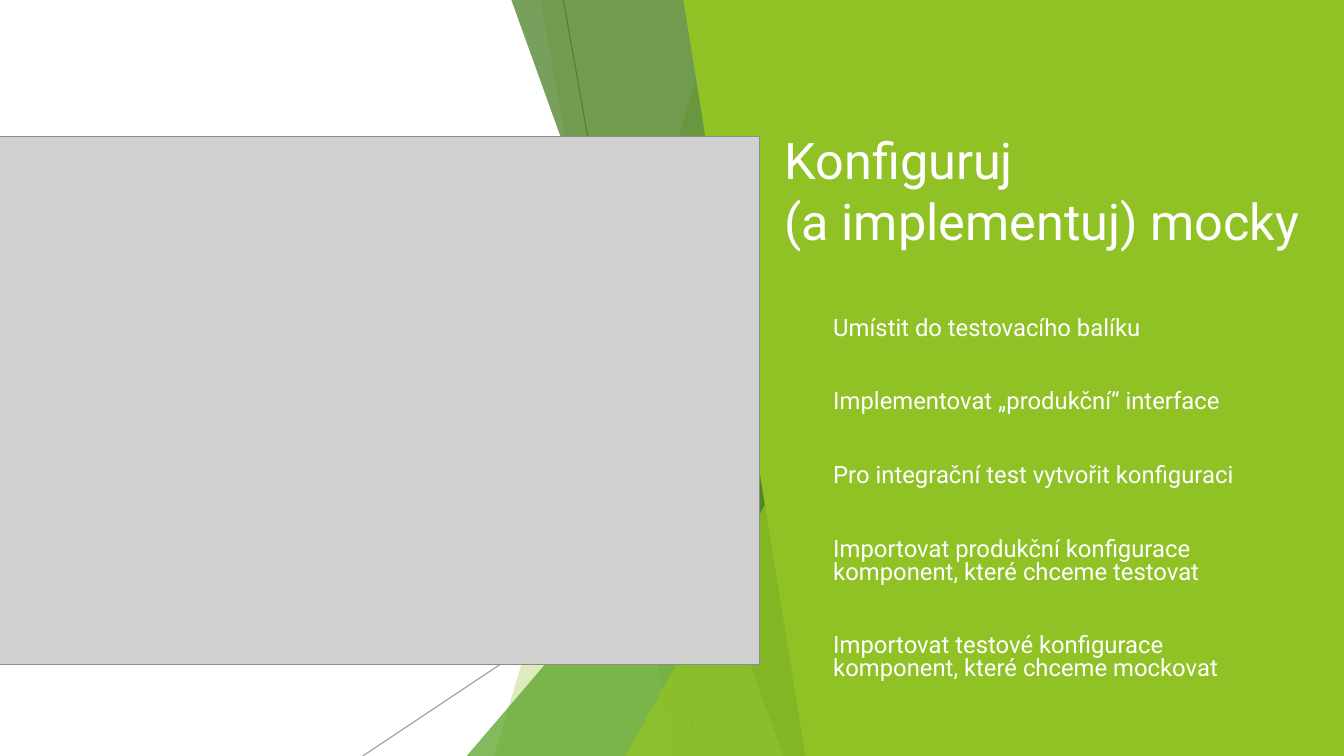
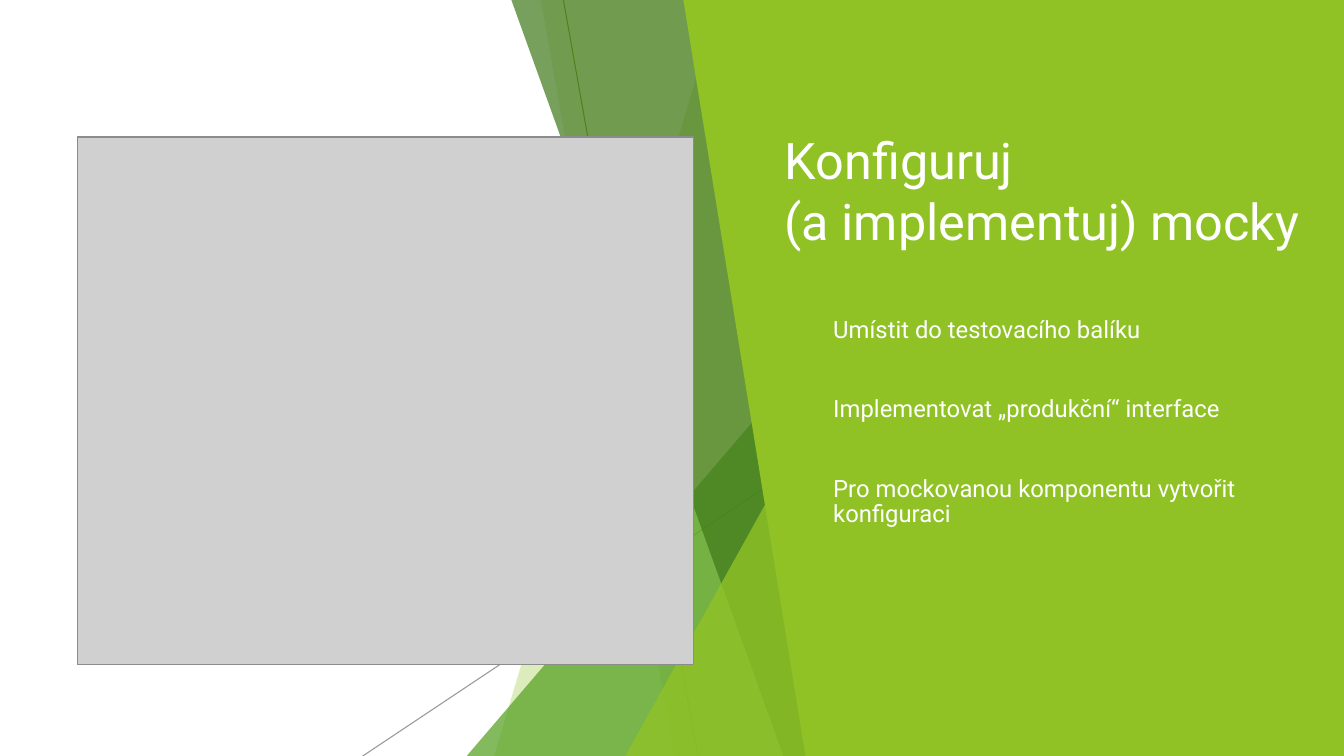
Before and after one commit to linhartJ/integration-testing, a slide deck: slide 9 of doc/Quadient-prezentace.pptx. Drawn at 1344x756 pixels with LibreOffice and Linux fonts; fonts in the diff are those of the drawing; grey boxes stand for pictures. Boxes give left, top, right and bottom in pixels: in the first picture for what was removed or moved away, otherwise in the second. Text is boxed around its words. In the diff, an @@ line names an element or a change of style, - is before the commit and + after.

```diff
--- a/doc/Quadient-prezentace.pptx
+++ b/doc/Quadient-prezentace.pptx
@@ picture: place and size @@
-picture at <box>0,137,759,664</box>
+picture at <box>78,137,695,664</box>
@@ text at <box>833,320,1220,422</box>: line spacing 0.8 to 0.9 @@
@@ text at <box>833,479,1235,527</box>: text changed @@
-▶ Pro integrační test vytvořit konfiguraci
-▶ Importovat produkční konfigurace komponent, které chceme testovat
-▶ Importovat testové konfigurace komponent, které chceme mockovat
+▶ Pro mockovanou komponentu vytvořit konfiguraci
```
Also in this commit, not shown: 1 other slide changed, 1 slide added.
